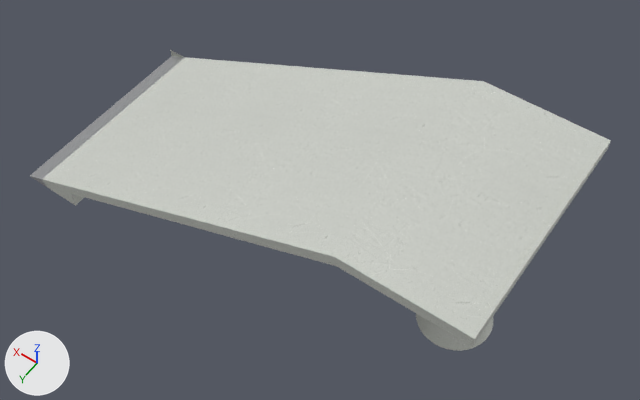
The glTF model public/katalog/modelle/bigbank-200.gltf, before and after one commit.
One viewpoint serves both versions: a 50 mm camera at (-3.8, 4.67, 8.01) aimed at (-0.5, 0.04, 0.75). Every picture has the same lights, and +X, +Y and +Z are marked at lower left. The picture after the commit comes second. Vertices at exactly the same position are counted once.

Names of what the first picture shows: 'SK0099_+BigBank-200.001'.
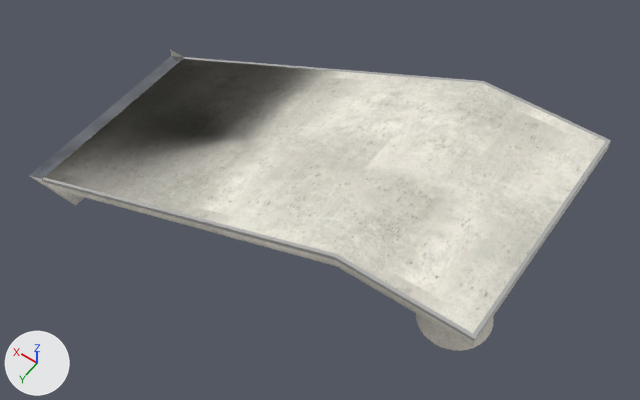
The change, as JSON lines over the scene's bpy script:
```json
{"op": "add", "block": "img_bigbank_200_farbe", "code": ["img_bigbank_200_farbe = load_image('bigbank-200_farbe', 'texturen/bigbank-200_farbe.jpg', 2048, 2048, 'sRGB')"]}
{"op": "add", "block": "img_bigbank_200_normal", "code": ["img_bigbank_200_normal = load_image('bigbank-200_normal', 'texturen/bigbank-200_normal.jpg', 2048, 2048, 'Non-Color')"]}
{"op": "add", "block": "mat_beton_web_014", "code": ["mat_beton_web_014 = bpy.data.materials.new('Beton_web.014')", "# uses the picture img_bigbank_200_farbe", "# uses the picture img_bigbank_200_normal"]}
{"op": "add", "block": "mat_stahl_web_009", "code": ["mat_stahl_web_009 = bpy.data.materials.new('Stahl_web.009')", "# uses the picture img_bigbank_200_farbe", "# uses the picture img_bigbank_200_normal"]}
{"op": "add", "block": "mat_kantenwinkel_web_003", "code": ["mat_kantenwinkel_web_003 = bpy.data.materials.new('Kantenwinkel_web.003')", "# uses the picture img_bigbank_200_farbe", "# uses the picture img_bigbank_200_normal"]}
{"block": "me_sk0099__bigbank_200_001", "where": "# used by ob_sk0099__bigbank_200_001; location = (0.0, 0.0, 0.0)"}
{"op": "remove", "block": "me_sk0099__bigbank_200_001", "code": "me_sk0099__bigbank_200_001.from_pydata(...)  # 209 vertices, 509 faces; spans x -2.81..2.81, y -1.25..1.25, z 0.0..2.0"}
{"op": "remove", "block": "me_sk0099__bigbank_200_001", "code": "me_sk0099__bigbank_200_001.materials.append(mat_stahl)  # white #e1e2e5"}
{"op": "add", "block": "me_sk0099__bigbank_200_001", "code": "me_sk0099__bigbank_200_001.from_pydata(...)  # 385 vertices, 857 faces; spans x -2.82..2.82, y -1.25..1.25, z 0.0..2.0"}
{"block": "me_sk0099__bigbank_200_001", "change": "me_sk0099__bigbank_200_001 part 1: a new loose piece of 18 vertices spanning x -2.82..2.57, y -1.25..1.25, z 0.08..2.0, in mat_kantenwinkel_web_003"}
{"block": "me_sk0099__bigbank_200_001", "change": "me_sk0099__bigbank_200_001 part 2"}
{"block": "me_sk0099__bigbank_200_001", "change": "73 faces are deleted"}
{"block": "me_sk0099__bigbank_200_001", "change": "158 vertices are added at x -2.81..2.82, y -1.25..1.25, z 0.0..2.0"}
{"block": "me_sk0099__bigbank_200_001", "change": "395 new faces join them, mat_beton_web_014"}
{"block": "me_sk0099__bigbank_200_001", "change": "6 new faces join them, mat_stahl_web_009"}
{"block": "me_sk0099__bigbank_200_001", "change": "me_sk0099__bigbank_200_001 part 3: 117 faces spanning x -2.71..2.57, y -1.25..1.25, z 0.0..2.0 switch from mat_beton to mat_beton_web_014"}
{"op": "add", "block": "me_sk0099__bigbank_200_001", "code": "me_sk0099__bigbank_200_001.materials.append(mat_stahl_web_009)"}
{"op": "add", "block": "me_sk0099__bigbank_200_001", "code": "me_sk0099__bigbank_200_001.materials.append(mat_kantenwinkel_web_003)"}
```

Boxes (x1, y1, x2, y2) around the edits, measured in the pictures (640 x 400 px):
```json
{"object": "SK0099_+BigBank-200.001", "change": "reshaped", "before": [30, 50, 611, 351], "after": [29, 50, 611, 351]}
{"part": 1, "of": "me_sk0099__bigbank_200_001", "change": "added", "after": [42, 57, 611, 341]}
{"part": 2, "of": "me_sk0099__bigbank_200_001", "change": "built on", "before": [30, 50, 611, 347], "after": [29, 50, 609, 347]}
{"part": 3, "of": "me_sk0099__bigbank_200_001", "change": "recoloured", "before": [45, 59, 490, 351], "after": [45, 59, 490, 351]}
```
